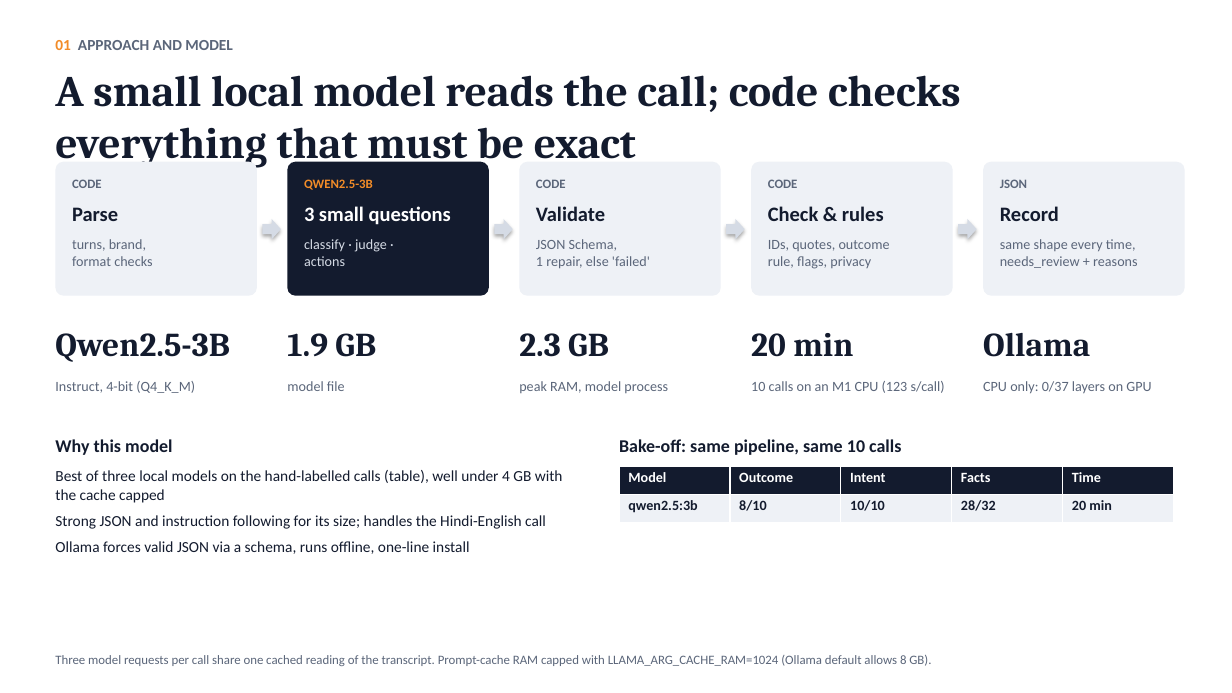
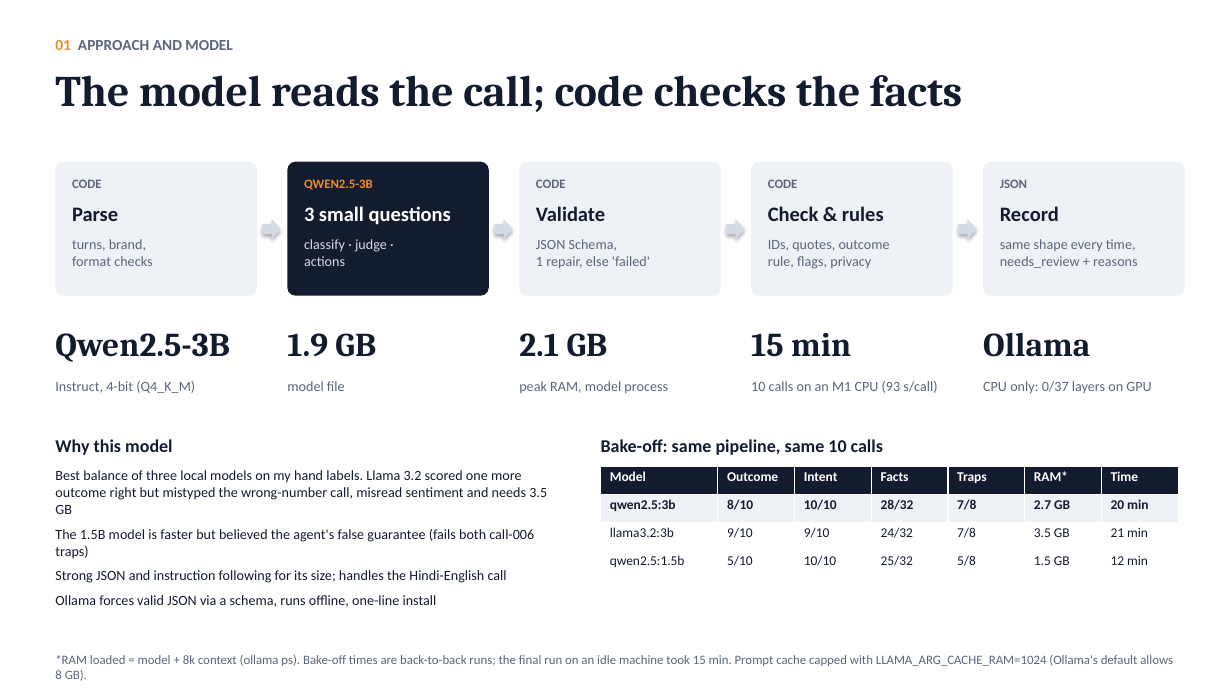
Before and after one commit to tahasiddiquiii/Call-Analytics, a slide deck: slide 1 of submission/slides.pptx. Drawn at 1232x693 pixels with LibreOffice and Linux fonts; fonts in the diff are those of the drawing. Boxes give left, top, right and bottom in pixels: in the first picture for what was removed or moved away, otherwise in the second. Text is boxed around its words. In the diff, an @@ line names an element or a change of style, - is before the commit and + after.

```diff
--- a/submission/slides.pptx
+++ b/submission/slides.pptx
@@ text at [55, 75, 962, 112]: text changed @@
-A small local model reads the call; code checks everything that must be exact
+The model reads the call; code checks the facts
@@ text at [519, 333, 608, 357]: text changed @@
-2.3 GB
+2.1 GB
@@ text at [751, 333, 851, 357]: text changed @@
-20 min
+15 min
@@ text at [751, 381, 937, 393]: text changed @@
-10 calls on an M1 CPU (123 s/call)
+10 calls on an M1 CPU (93 s/call)
@@ text "Bake-off: same pipeline, same 10 ...": place and size @@
-text "Bake-off: same pipeline, same 10 ..." at [619, 439, 901, 455]
+text "Bake-off: same pipeline, same 10 ..." at [601, 439, 883, 455]
@@ text at [55, 470, 547, 559]: text changed; size 12 to 11 pt @@
-Best of three local models on the hand-labelled calls (table), well under 4 GB with the cache capped
+Best balance of three local models on my hand labels. Llama 3.2 scored one more outcome right but mistyped the wrong-number call, misread sentiment and needs 3.5 GB
+The 1.5B model is faster but believed the agent's false guarantee (fails both call-006 traps)
@@ table at [601, 467, 1178, 578] @@
-Model | Outcome | Intent | Facts | Time
-qwen2.5:3b | 8/10 | 10/10 | 28/32 | 20 min
+Model | Outcome | Intent | Facts | Traps | RAM* | Time
+qwen2.5:3b | 8/10 | 10/10 | 28/32 | 7/8 | 2.7 GB | 20 min
+llama3.2:3b | 9/10 | 9/10 | 24/32 | 7/8 | 3.5 GB | 21 min
+qwen2.5:1.5b | 5/10 | 10/10 | 25/32 | 5/8 | 1.5 GB | 12 min
@@ table: place and size @@
-table at [619, 467, 1174, 522]
+table at [601, 467, 1178, 578]
@@ text at [55, 570, 507, 607]: size 12 to 11 pt in "Strong JSON and instruction following for its ...", "Ollama forces valid JSON via a schema, ..." @@
@@ text at [55, 655, 1173, 681]: text changed @@
-Three model requests per call share one cached reading of the transcript. Prompt-cache RAM capped with LLAMA_ARG_CACHE_RAM=1024 (Ollama default allows 8 GB).
+*RAM loaded = model + 8k context (ollama ps). Bake-off times are back-to-back runs; the final run on an idle machine took 15 min. Prompt cache capped with LLAMA_ARG_CACHE_RAM=1024 (Ollama's default allows 8 GB).
```
Also in this commit, not shown: 4 other slides changed, 15 other files.
